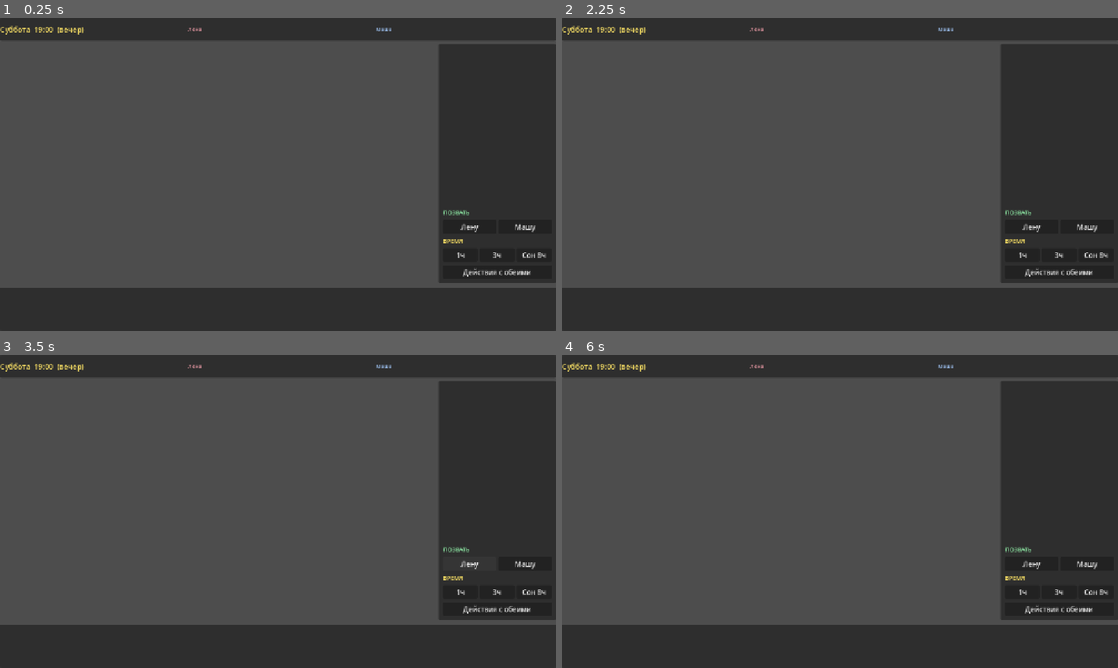
Above: before the commit, frames 1-4 (two rows, left to right).
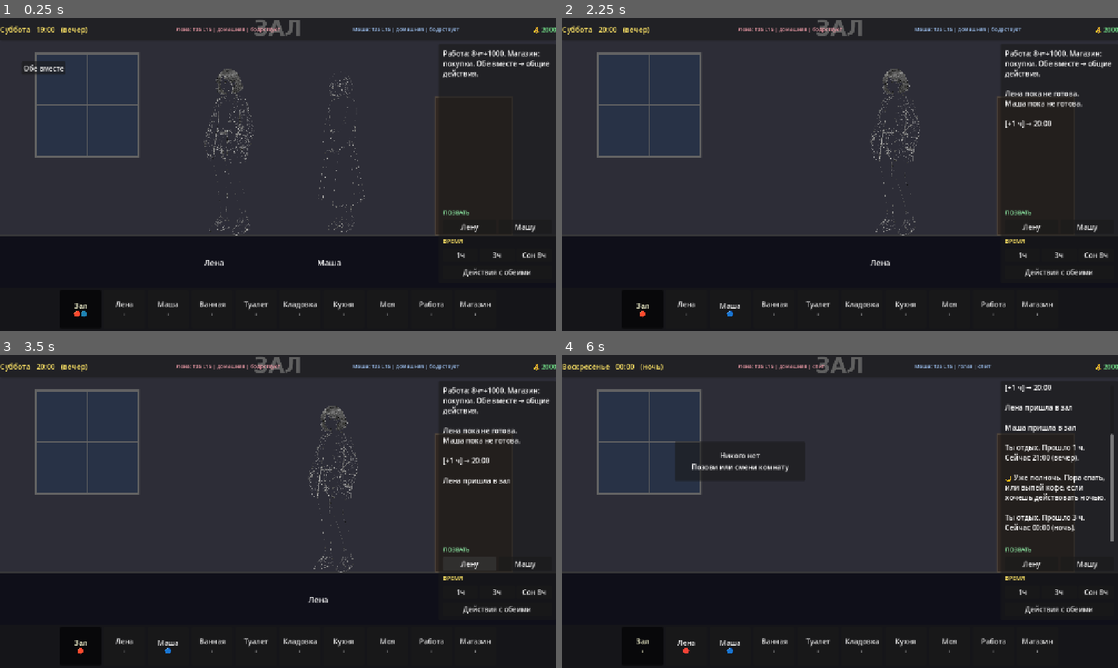
Above: after the commit, the same moments.

Repository: igodchrono/adult_roommates_godot
Game: Godot game, scene res://scenes/main.tscn
The game is run twice, just before and just after one commit, with the same random seed, the same clock (stepped at 60 frames per second) and the same inputs.
Inputs (mouse positions are in pixels of both pictures, inside the frame that each line leads up to):
- Up to frame 1 (0.25 s): no input
- Up to frame 2 (2.25 s): click (606, 68) at 0.5 s, where only the run after the commit has a clickable "Обе вместе"; click "Действия с обеими" at 1.25 s; click (812, 96) at 2 s, where only the run after the commit has a clickable "Раздеть обеих"
- Up to frame 3 (3.5 s): click "Лену" at 2.75 s
- Up to frame 4 (6 s): click "Машу" at 3.5 s; click "1ч" at 4.25 s; click "3ч" at 5 s; click (840, 524) at 5.75 s, where only the run after the commit has a clickable "OK"

The runs differ from the first frame. In frame 1, 70% of the frame differs, in the area x 0-100%, y 0-100%; in frame 2, 70%; in frame 3, 70%; in frame 4, 71%.
Error before the commit: Parse Error: Expected closing ")" after call arguments. (res://scripts/main.gd:569)

Commit message:
Fix group action lambda syntax in main.gd

Diff:
--- a/scripts/main.gd
+++ b/scripts/main.gd
@@ -566,8 +566,10 @@
 				"both_kiss": r = Interactions.kiss(state.lena) + "\n" + Interactions.kiss(state.masha)
 				"threesome": r = Interactions.threesome_missionary(state.lena, state.masha)
 			state.add_log(r)
-	show_action_image(aid, char); state.advance_time(a[2]); state.add_log("[+%d ч] → %s" % [a[2], state.get_time_str()])
-			action_menu.visible = false; _refresh_all()
+			state.advance_time(a[2])
+			state.add_log("[+%d ч] → %s" % [a[2], state.get_time_str()])
+			action_menu.visible = false
+			_refresh_all()
 		); action_list.add_child(b)
 	var cb = Button.new(); cb.text = "Закрыть"; cb.pressed.connect(func(): action_menu.visible = false); action_list.add_child(cb)
 	action_menu.visible = true
